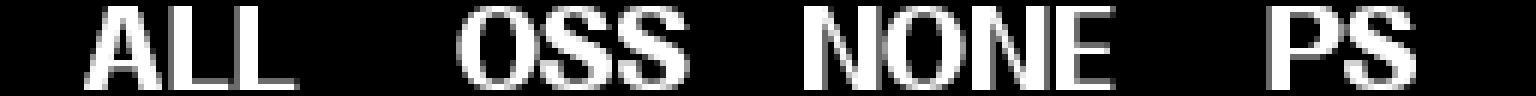
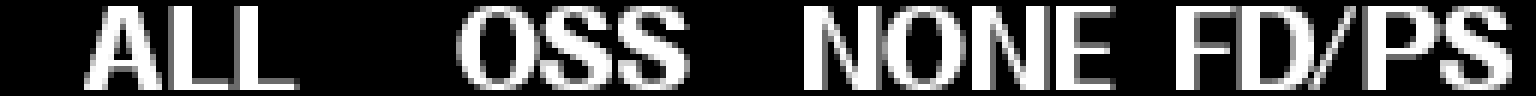
Layered file, before and after one edit (w=1536, h=96). Changes by layer:
renamed "PS" to "FD/PS", painted on it over [1176, 6, 1512, 90]
